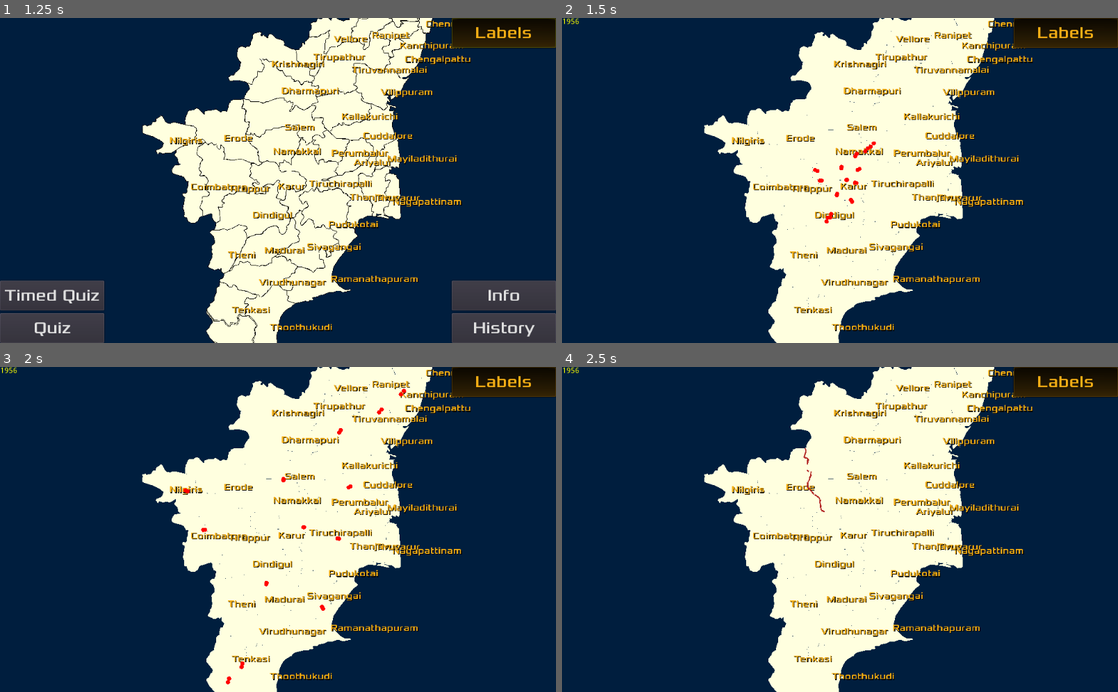
Above: before the commit, frames 1-4 (two rows, left to right).
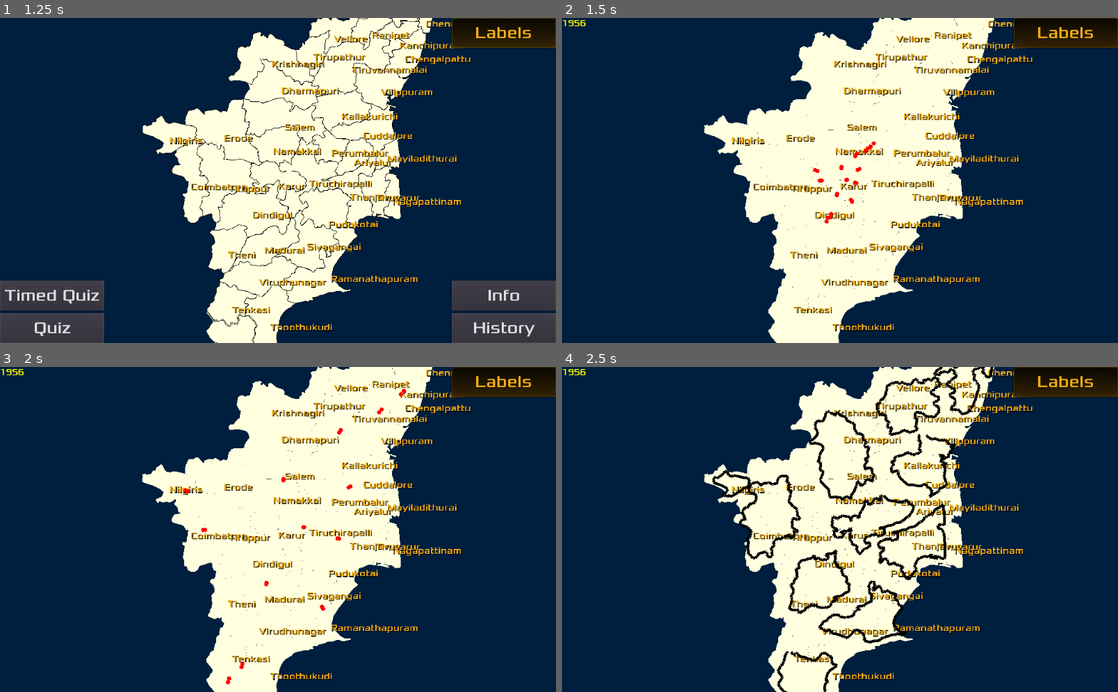
Above: after the commit, the same moments.

Repository: sharun-s/godot-tn
Game: Godot game, scene res://Node2D.tscn
Same seed, same stepped clock (60 frames per second), same inputs: the game is played once before the commit and once after it.
Inputs (mouse positions are in pixels of both pictures, inside the frame that each line leads up to):
- Up to frame 1 (1.25 s): click "Labels" at 0.5 s
- Up to frame 2 (1.5 s): click "History" at 1.25 s
- Up to frame 3 (2 s): no input
- Up to frame 4 (2.5 s): tap Enter at 2 s; drag from (917, 506) to (967, 402) at 2.02 s

Frame 1 is identical in both runs. In frame 2, less than 0.1% of the frame differs, in the area x 0-5%, y 0-3%; in frame 3, less than 0.1%; in frame 4, 4.5%, in the area x 0-78%, y 0-100%.

Commit message:
bug fixes - separate label for timeline, formatting reset quiz time on new game

Diff:
--- a/Node2D.tscn
+++ b/Node2D.tscn
@@ -17,6 +17,9 @@
 
 [sub_resource type="RichTextEffect" id=3]
 script = ExtResource( 5 )
+
+[sub_resource type="DynamicFont" id=7]
+font_data = ExtResource( 3 )
 
 [sub_resource type="DynamicFont" id=4]
 size = 30
@@ -63,6 +66,18 @@
 "_edit_use_anchors_": false
 }
 
+[node name="Timeline" type="RichTextLabel" parent="HUD"]
+anchor_bottom = 1.0
+rect_min_size = Vector2( 400, 0 )
+size_flags_horizontal = 3
+custom_fonts/normal_font = SubResource( 7 )
+bbcode_enabled = true
+scroll_active = false
+custom_effects = [ SubResource( 3 ) ]
+__meta__ = {
+"_edit_use_anchors_": false
+}
+
 [node name="Quiz" type="Button" parent="HUD"]
 anchor_top = 1.0
 anchor_bottom = 1.0
--- a/TN.gd
+++ b/TN.gd
@@ -481,6 +481,8 @@
 func game_over():
 	deselect()
 	path.clear()
+	seconds=0
+	$HUD/Timeline.bbcode_text=''
 	#walkpath.clear_points()
 	$HUD/Score.text=''
 	$HUD/Clock.text=''
@@ -668,8 +670,8 @@
 var district_animator
 
 func _on_TN_ready():
-	$Timer.start(1)
-	yield($Timer,"timeout")
+	#$Timer.start(1)
+	#yield($Timer,"timeout")
 	#if OS.get_name()=='Android':
 	#	$HUD/Message.anchor_left=.45
 	district_animator=cell.instance()
@@ -710,24 +712,17 @@
 
 func add_to_dist_timeline(names):
 	if names.size()==2:
-		$HUD/Message.append_bbcode(' '+names[0]+' '+names[1])
+		$HUD/Timeline.append_bbcode(' '+names[0]+', '+names[1])
 		return
 	if names.size()==3:
-		$HUD/Message.append_bbcode(' '+names[0]+' '+names[1]+'\n        '+names[2])
+		$HUD/Timeline.append_bbcode(' '+names[0]+', '+names[1]+'\n        '+names[2])
 		return
-	$HUD/Message.append_bbcode(' '+names[0]+' '+names[1]+'\n')
+	$HUD/Timeline.append_bbcode(' '+names[0]+', '+names[1]+'\n')
 	for s in range(2, names.size(),2):
 		if s+1 < names.size():
-#			if s+1 == names.size() -1:
-#				#final line
-##				$HUD/Message.text=$HUD/Message.text+'    '+names[s]+' '+names[s+1]
-#				$HUD/Message.append_bbcode(' '+names[s]+' '+names[s+1])
-#			else:
-#				$HUD/Message.text=$HUD/Message.text+'      '+names[s]+' '+names[s+1]+'\n'
-				$HUD/Message.append_bbcode('         '+names[s]+' '+names[s+1]+'\n')
+			$HUD/Timeline.append_bbcode('         '+names[s]+', '+names[s+1]+'\n')
 		else:
-#			$HUD/Message.text=$HUD/Message.text+'      '+names[s]
-			$HUD/Message.append_bbcode('         '+names[s])
+			$HUD/Timeline.append_bbcode('         '+names[s])
 
 func _on_Learn_toggled():
 	$HUD/Learn.hide()
@@ -737,12 +732,11 @@
 		if game_in_progress!=2:
 			game_in_progress=2
 			reset()
-			$HUD/Message.set("custom_fonts/normal_font/size",14)
 			add_historic_districts(years[current_year], dhistory[0])
 			# using karur as proxy center
 			old=[{node=get_node('Karur'),loc=get_node('Karur').position}] #d['Karur']}]
 			newlist=[]
-			$HUD/Message.bbcode_text='[color=yellow]'+years[current_year]+'[/color]'
+			$HUD/Timeline.bbcode_text='[color=yellow]'+years[current_year]+'[/color]'
 			var names=[]
 			for n in get_tree().get_nodes_in_group(years[current_year]):
 				if n is Polygon2D:
@@ -765,7 +759,6 @@
 				get_tree().call_group('1956',"hide")
 				#$HUD/Learn.text='History'
 			game_over()
-			$HUD/Message.set("custom_fonts/normal_font/size",32)
 			#print('after queue free ***********', get_tree().get_node_count())
 			return
 		#get_tree().set_group(years[current_year-1],"modulate",Color(0.0,0.0,0.0))
@@ -775,7 +768,7 @@
 		old=[{node=get_node(key+'history'), loc=get_node(name(get_node(key+'history'))).position}]#get_node(name(key)).position}] #get_node(key).position}]
 		add_historic_districts(years[current_year], dhistory[current_year])
 #		$HUD/Message.text=$HUD/Message.text+'\n'+years[current_year]
-		$HUD/Message.append_bbcode('\n[color=yellow]'+years[current_year]+'[/color]')
+		$HUD/Timeline.append_bbcode('\n[color=yellow]'+years[current_year]+'[/color]')
 		var names=[]
 		for n in get_tree().get_nodes_in_group(years[current_year]):
 			if n is Polygon2D:
@@ -789,7 +782,7 @@
 		#$HUD/Learn.text=years[current_year]
 		get_tree().call_group(years[current_year],"show")
 		current_year=current_year+1
-	$HUD/Message.set("custom_fonts/normal_font/size",32)
+	print(current_year, ' done')
 
 var seconds:=0
 var timedquiz:=false
--- a/cellEffects.gd
+++ b/cellEffects.gd
@@ -21,9 +21,9 @@
 	if drawpoly:
 		inc=inc+speed
 		inc=clamp(inc,0.0, 1.0)
-		#draw_poly_with_lines()
+		draw_poly_with_lines()
 		#draw_move_along_lines()
-		draw_poly_intersect()
+		#draw_poly_intersect()
 		if inc== 1.0:
 			newpolys.clear()
 			emit_signal("move_complete")
Not shown: 1 places in Node2D.tscn that only renumber resources
